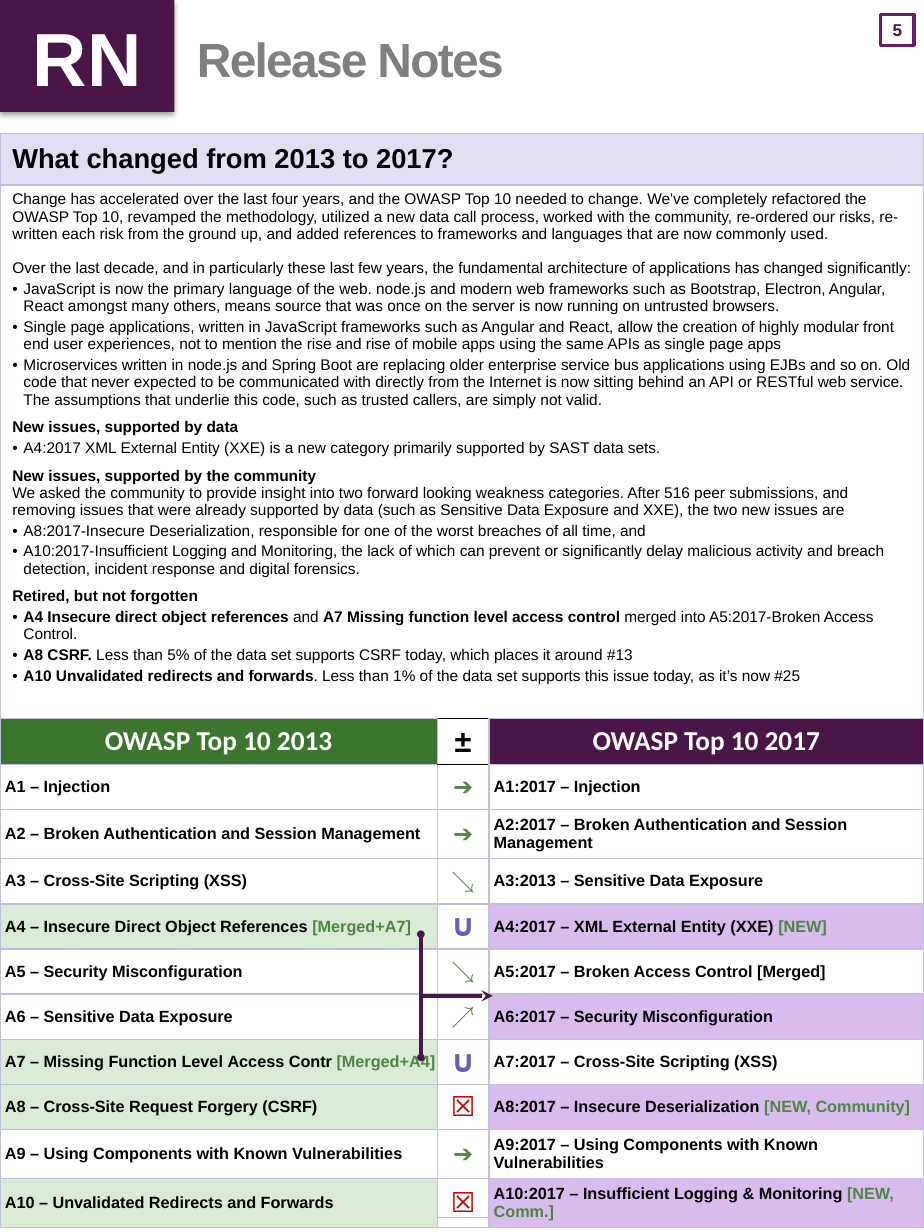
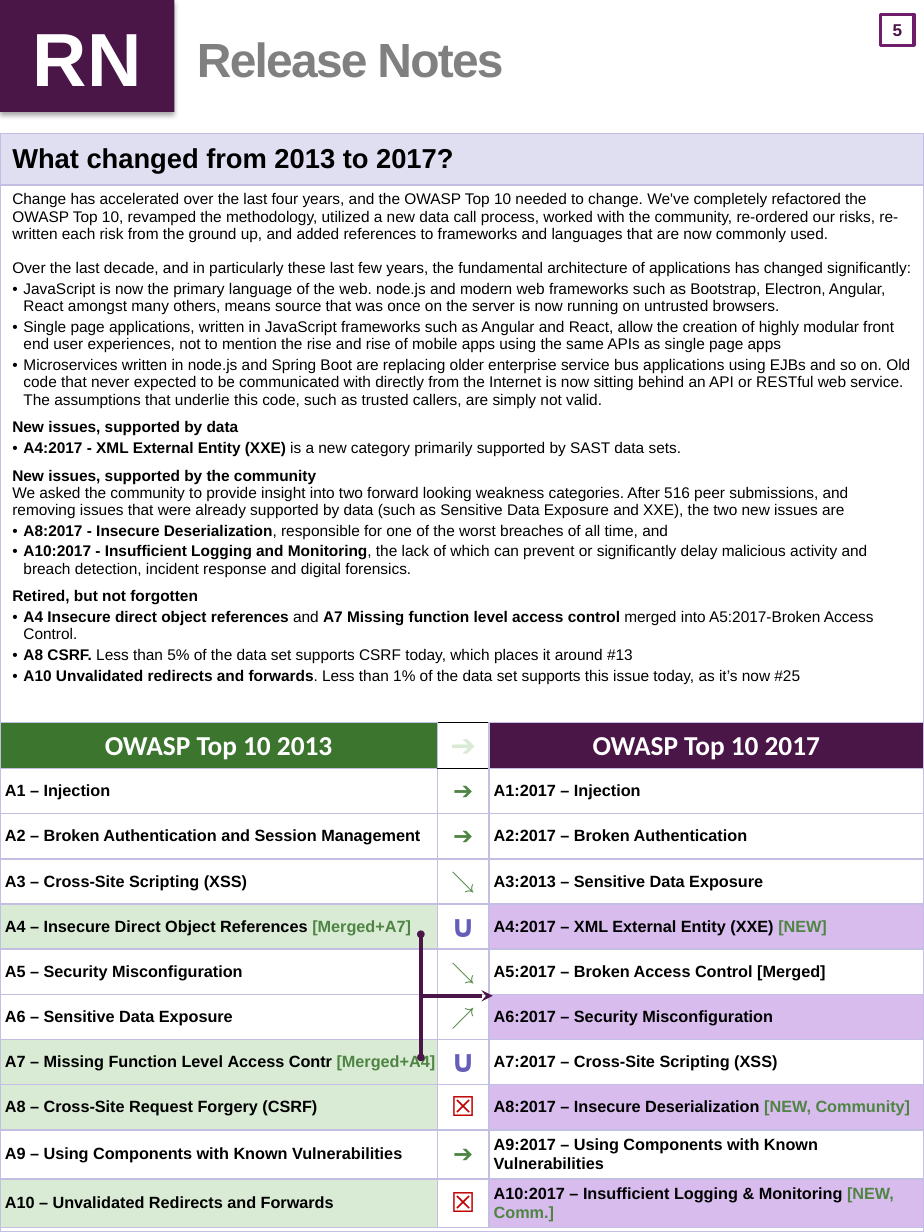
Before and after one commit to OWASP/Top10, a slide deck: slide 6 of 2017/OWASP Top 10 2017 GM (en).pptx. Drawn at 924x1232 pixels with LibreOffice and Linux fonts; fonts in the diff are those of the drawing. Boxes give left, top, right and bottom in pixels: in the first picture for what was removed or moved away, otherwise in the second. Text is boxed around its words. In the diff, an @@ line names an element or a change of style, - is before the commit and + after.

```diff
--- a/2017/OWASP Top 10 2017 GM (en).pptx
+++ b/2017/OWASP Top 10 2017 GM (en).pptx
@@ table at (x1=0, y1=133, x2=924, y2=1232) @@
-row 2, column 1: Change has accelerated over the last four years, and the OWASP Top 10 needed to change. We've completely refactored the OWASP Top 10, revamped the methodology, utilized a new data call process, worked with the community, re-ordered our risks, re-written each risk from the ground up, and added references to frameworks and languages that are now commonly used. / Over the last decade, and in particularly these last few years, the fundamental architecture of applications has changed significantly: / JavaScript is now the primary language of the web. node.js and modern web frameworks such as Bootstrap, Electron, Angular, React amongst many others, means source that was once on the server is now running on untrusted browsers. / Single page applications, written in JavaScript frameworks such as Angular and React, allow the creation of highly modular front end user experiences, not to mention the rise and rise of mobile apps using the same APIs as single page apps / Microservices written in node.js and Spring Boot are replacing older enterprise service bus applications using EJBs and so on. Old code that never expected to be communicated with directly from the Internet is now sitting behind an API or RESTful web service. The assumptions that underlie this code, such as trusted callers, are simply not valid. / New issues, supported by data / A4:2017 XML External Entity (XXE) is a new category primarily supported by SAST data sets. / New issues, supported by the community / We asked the community to provide insight into two forward looking weakness categories. After 516 peer submissions, and removing issues that were already supported by data (such as Sensitive Data Exposure and XXE), the two new issues are / A8:2017-Insecure Deserialization, responsible for one of the worst breaches of all time, and / A10:2017-Insufficient Logging and Monitoring, the lack of which can prevent or significantly delay malicious activity and breach detection, incident response and digital forensics. / Retired, but not forgotten / A4 Insecure direct object references and A7 Missing function level access control merged into A5:2017-Broken Access Control. / A8 CSRF. Less than 5% of the data set supports CSRF today, which places it around #13 / A10 Unvalidated redirects and forwards. Less than 1% of the data set supports this issue today, as it’s now #25
+row 2, column 1: Change has accelerated over the last four years, and the OWASP Top 10 needed to change. We've completely refactored the OWASP Top 10, revamped the methodology, utilized a new data call process, worked with the community, re-ordered our risks, re-written each risk from the ground up, and added references to frameworks and languages that are now commonly used. / Over the last decade, and in particularly these last few years, the fundamental architecture of applications has changed significantly: / JavaScript is now the primary language of the web. node.js and modern web frameworks such as Bootstrap, Electron, Angular, React amongst many others, means source that was once on the server is now running on untrusted browsers. / Single page applications, written in JavaScript frameworks such as Angular and React, allow the creation of highly modular front end user experiences, not to mention the rise and rise of mobile apps using the same APIs as single page apps / Microservices written in node.js and Spring Boot are replacing older enterprise service bus applications using EJBs and so on. Old code that never expected to be communicated with directly from the Internet is now sitting behind an API or RESTful web service. The assumptions that underlie this code, such as trusted callers, are simply not valid. / New issues, supported by data / A4:2017 - XML External Entity (XXE) is a new category primarily supported by SAST data sets. / New issues, supported by the community / We asked the community to provide insight into two forward looking weakness categories. After 516 peer submissions, and removing issues that were already supported by data (such as Sensitive Data Exposure and XXE), the two new issues are / A8:2017 - Insecure Deserialization, responsible for one of the worst breaches of all time, and / A10:2017 - Insufficient Logging and Monitoring, the lack of which can prevent or significantly delay malicious activity and breach detection, incident response and digital forensics. / Retired, but not forgotten / A4 Insecure direct object references and A7 Missing function level access control merged into A5:2017-Broken Access Control. / A8 CSRF. Less than 5% of the data set supports CSRF today, which places it around #13 / A10 Unvalidated redirects and forwards. Less than 1% of the data set supports this issue today, as it’s now #25
@@ table at (x1=0, y1=723, x2=924, y2=1232) @@
-row 1, column 2: ±
+row 1, column 2: ➔
-row 3, column 3: A2:2017 – Broken Authentication and Session Management
+row 3, column 3: A2:2017 – Broken Authentication
@@ table resized from (x1=0, y1=718, x2=924, y2=1232) to (x1=0, y1=723, x2=924, y2=1232) @@
```
Also in this commit, not shown: 2 other files.
